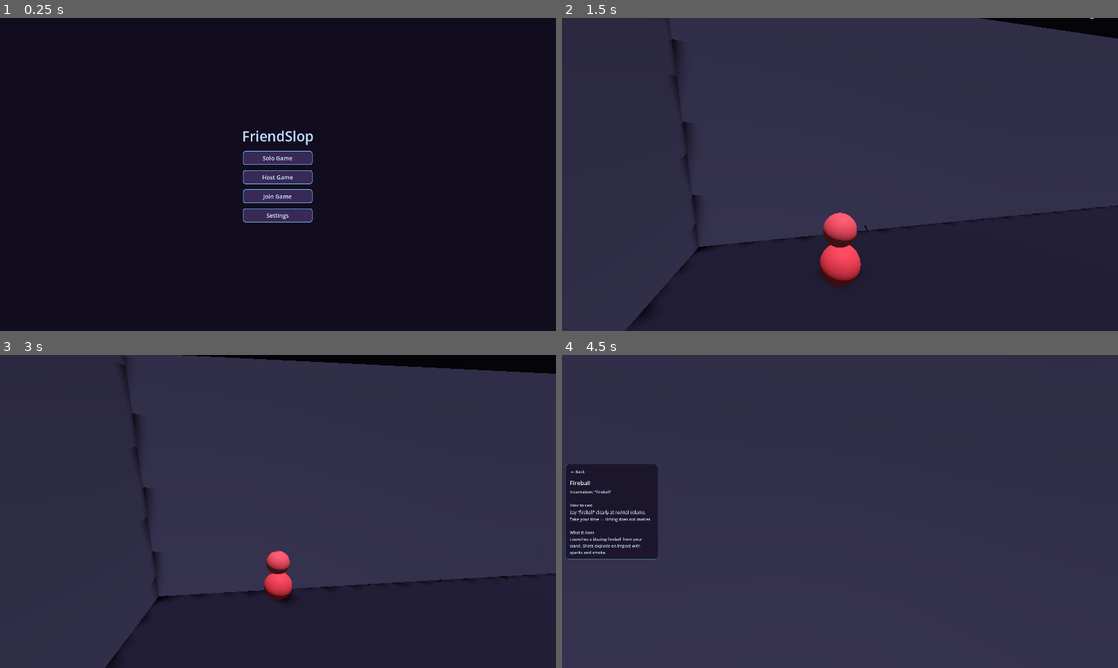
Above: before the commit, frames 1-4 (two rows, left to right).
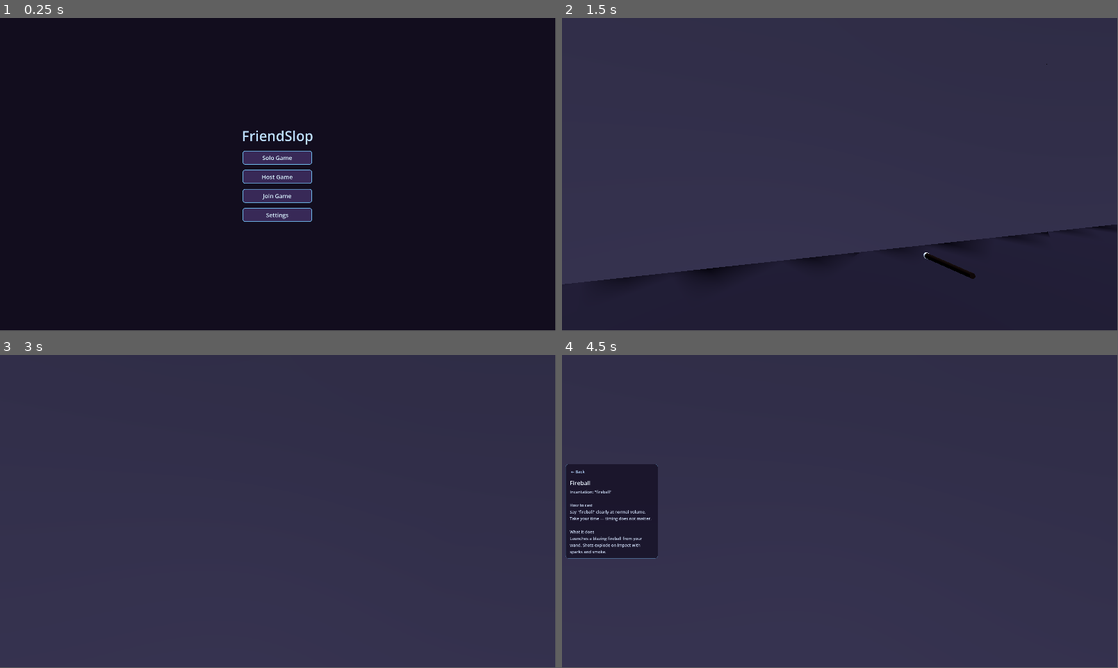
Above: after the commit, the same moments.

Repository: iamemilio/friend-slop
Game: Godot game, scene res://scenes/menu.tscn
Two runs of this game, one before a commit and one after it. Both use one fixed random seed, a clock stepped at 60 frames per second and the inputs below.
Inputs (mouse positions are in pixels of both pictures, inside the frame that each line leads up to):
- Up to frame 1 (0.25 s): no input
- Up to frame 2 (1.5 s): click "Solo Game" at 0.5 s; tap Enter at 1.25 s; move the mouse to (867, 174) at 1.27 s; hold W (move_forward) from 1.28 s (still down); hold C (toggle_camera, bound only before the commit) from 1.28 s (still down); click (867, 174) at 1.42 s
- Up to frame 3 (3 s): keep holding W (move_forward); tap Space (jump) at 1.52, 2.27, 2.75 s; move the mouse to (250, 511) at 2.02 s; release C (toggle_camera, bound only before the commit) at 2.03 s; tap F (interact) at 2.1 s; click (250, 511) at 2.17 s; tap C (toggle_camera, bound only before the commit) at 2.3 s; move the mouse to (289, 505) at 2.77 s; hold C (toggle_camera, bound only before the commit) from 2.78 s (still down); tap Alt (radio_push) at 2.85 s; click (289, 505) at 2.92 s
- Up to frame 4 (4.5 s): tap Enter at 3.5 s; move the mouse to (834, 517) at 3.52 s; release C (toggle_camera, bound only before the commit) at 3.53 s; tap B (spellbook) at 3.6 s; click (834, 517) at 3.67 s; tap Space (jump) at 3.77 s; tap C (toggle_camera, bound only before the commit) at 3.8 s; release W (move_forward) at 4.25 s; click "Fireball — 'fireball'" at 4.25 s
The window is 800x450 before the commit and 799x449 after it. Grey fills any space a smaller window leaves; there, only what the larger window draws over its background counts as a difference.

The runs differ from the first frame. In frame 1, 0.7% of the frame differs, in the area x 43-57%, y 36-66%; in frame 2, 4.3%; in frame 3, 16%, in the area x 18-100%, y 0-100%; in frame 4, 0.5%.

Commit message:
Simplify to first-person only and fix remote player wand parenting.
Remove third-person camera, toggle input, and related settings. Local players keep one head-mounted camera; remotes free their camera node. Move the wand under CameraPivot so it survives remote camera cleanup.

Co-authored-by: Cursor <cursoragent@cursor.com>

Diff:
--- a/project.godot
+++ b/project.godot
@@ -15,14 +15,6 @@
 config/features=PackedStringArray("4.6", "Forward Plus")
 config/icon="res://icon.svg"
 
-[display]
-
-window/size/viewport_width=1920
-window/size/viewport_height=1080
-window/size/resizable=true
-window/stretch/mode="canvas_items"
-window/stretch/aspect="expand"
-
 [audio]
 
 driver/enable_input=true
@@ -38,6 +30,13 @@
 NetworkManager="*res://scripts/network/network_manager.gd"
 MatchStateManager="*res://scripts/match/match_state_manager.gd"
 FriendSlopVoiceAdapter="*res://scripts/voice/friend_slop_voice_adapter.gd"
+
+[display]
+
+window/size/viewport_width=1820
+window/size/viewport_height=1000
+window/stretch/mode="canvas_items"
+window/stretch/aspect="expand"
 
 [editor_plugins]
 
@@ -73,11 +72,6 @@
 sprint={
 "deadzone": 0.2,
 "events": [Object(InputEventKey,"resource_local_to_scene":false,"resource_name":"","device":-1,"window_id":0,"alt_press …(195 unchanged characters)…
-]
-}
-toggle_camera={
-"deadzone": 0.2,
-"events": [Object(InputEventKey,"resource_local_to_scene":false,"resource_name":"","device":-1,"window_id":0,"alt_pressed":false,"shift_pressed":false,"ctrl_pressed":false,"meta_pressed":false,"pressed":false,"keycode":0,"physical_keycode":67,"key_label":0,"unicode":99,"location":0,"echo":false,"script":null)
 ]
 }
 interact={
--- a/scenes/characters/apprentice.tscn
+++ b/scenes/characters/apprentice.tscn
@@ -8,7 +8,7 @@
 [node name="PlayableCharacter" instance=ExtResource("1_base")]
 script = ExtResource("2_apprentice")
 
-[node name="Wand" type="Node3D" parent="Head/CameraPivot/FirstPersonCamera" index="0"]
+[node name="Wand" type="Node3D" parent="Head/CameraPivot" index="1"]
 transform = Transform3D(1, 0, 0, 0, 0.978148, 0.207912, 0, -0.207912, 0.978148, 0.34, -0.26, -0.52)
 script = ExtResource("4_wand")
 
--- a/scenes/characters/playable_character.tscn
+++ b/scenes/characters/playable_character.tscn
@@ -57,14 +57,6 @@
 unique_name_in_owner = true
 fov = 75.0
 
-[node name="ThirdPersonRig" type="Node3D" parent="Head"]
-unique_name_in_owner = true
-transform = Transform3D(1, 0, 0, 0, 1, 0, 0, 0, 1, 0, -0.18, 0)
-
-[node name="ThirdPersonCamera" type="Camera3D" parent="Head/ThirdPersonRig"]
-unique_name_in_owner = true
-fov = 75.0
-
 [node name="VoiceMember" type="Node" parent="."]
 script = ExtResource("5_voice")
 head_path = NodePath("../Head")
--- a/scenes/ui/settings_panel.tscn
+++ b/scenes/ui/settings_panel.tscn
@@ -108,23 +108,6 @@
 autowrap_mode = 2
 text = "Resize the game window. Fullscreen is exited automatically when applying a preset."
 
-[node name="CameraHeaderLabel" type="Label" parent="Panel/MarginContainer/VBox/TabContainer/General/MarginContainer/GeneralVBox"]
-layout_mode = 2
-theme_override_colors/font_color = Color(0.75, 0.88, 1, 1)
-text = "Camera"
-
-[node name="StartThirdPersonCheckBox" type="CheckBox" parent="Panel/MarginContainer/VBox/TabContainer/General/MarginContainer/GeneralVBox"]
-layout_mode = 2
-theme_override_colors/font_color = Color(0.7, 0.65, 0.82, 1)
-text = "Start in third person"
-
-[node name="CameraHintLabel" type="Label" parent="Panel/MarginContainer/VBox/TabContainer/General/MarginContainer/GeneralVBox"]
-layout_mode = 2
-theme_override_colors/font_color = Color(0.45, 0.42, 0.55, 1)
-theme_override_font_sizes/font_size = 13
-autowrap_mode = 2
-text = "Choose the camera view when a game starts. You can still switch during play."
-
 [node name="Audio" type="VBoxContainer" parent="Panel/MarginContainer/VBox/TabContainer"]
 layout_mode = 2
 metadata/_tab_index = 1
--- a/scripts/characters/playable_character.gd
+++ b/scripts/characters/playable_character.gd
@@ -10,10 +10,6 @@
 const SPRINT_SPEED := 5.0
 const JUMP_VELOCITY := 2.5
 const MOUSE_SENSITIVITY := 0.002
-const THIRD_PERSON_DISTANCE := 3.5
-const THIRD_PERSON_HEIGHT := 2.0
-const THIRD_PERSON_LOOK_AHEAD := 4.0
-const THIRD_PERSON_WALL_PADDING := 0.35
 const INTERACT_RANGE_SQ := 9.0
 const PLAYER_MIN_SEPARATION := 0.55
 const BODY_RADIUS := 0.20
@@ -30,7 +26,6 @@
 @export var player_index: int = 0
 @export var gravity: float = ProjectSettings.get_setting("physics/3d/default_gravity")
 
-var _third_person: bool = false
 var _character_color: Color = Color.WHITE
 var _spell_loadout: Node
 var _casting_session: SpellCastingSession
@@ -43,12 +38,10 @@
 
 @onready var head: Node3D = %Head
 @onready var camera_pivot: Node3D = %CameraPivot
-@onready var first_person_camera: Camera3D = %FirstPersonCamera
-@onready var third_person_rig: Node3D = %ThirdPersonRig
-@onready var third_person_camera: Camera3D = %ThirdPersonCamera
 @onready var spell_loadout: Node = %CharacterSpellLoadout
 @onready var casting_session: SpellCastingSession = %SpellCastingSession
 @onready var effect_applier: Node = %SpellEffectApplier
+@onready var _view_camera: Camera3D = %FirstPersonCamera
 @onready var _body_mesh: MeshInstance3D = %Body
 @onready var _head_mesh: MeshInstance3D = %HeadMesh
 @onready var _body_collision: CollisionShape3D = %CollisionShape3D
@@ -59,11 +52,27 @@
 	floor_block_on_wall = false
 	floor_snap_length = 0.15
 	safe_margin = 0.04
-	_wand = get_node_or_null("Head/CameraPivot/FirstPersonCamera/Wand") as PlayerWand
+	_wand = get_node_or_null("Head/CameraPivot/Wand") as PlayerWand
+	if _wand == null:
+		_wand = get_node_or_null("Head/CameraPivot/FirstPersonCamera/Wand") as PlayerWand
 	_configure_collision()
 	_character_color = GameState.get_snail_color(player_index)
 	_apply_character_color(_character_color)
-	_configure_view_camera()
+	_setup_view_camera()
+
+
+func _setup_view_camera() -> void:
+	if _uses_local_view():
+		_view_camera.current = true
+		Input.mouse_mode = Input.MOUSE_MODE_CAPTURED
+	else:
+		_view_camera.queue_free()
+
+
+func _uses_local_view() -> bool:
+	if not multiplayer.has_multiplayer_peer():
+		return true
+	return is_multiplayer_authority()
 
 
 func _configure_collision() -> void:
@@ -75,13 +84,6 @@
 	body_capsule.height = maxf(0.08, total_height - body_capsule.radius * 2.0)
 	_body_collision.shape = body_capsule
 	_body_collision.position.y = bottom_y + body_capsule.radius + body_capsule.height * 0.5
-
-
-func _configure_view_camera() -> void:
-	if _is_view_owner():
-		_third_person = SettingsManager.start_third_person
-		Input.mouse_mode = Input.MOUSE_MODE_CAPTURED
-	_sync_view_camera()
 
 
 func initialize_player(index: int) -> void:
@@ -186,19 +188,12 @@
 		return
 	if event is InputEventMouseMotion and Input.mouse_mode == Input.MOUSE_MODE_CAPTURED:
 		head.rotate_y(-event.relative.x * MOUSE_SENSITIVITY)
-		if not _third_person:
-			camera_pivot.rotate_x(-event.relative.y * MOUSE_SENSITIVITY)
-			camera_pivot.rotation.x = clampf(
-				camera_pivot.rotation.x,
-				deg_to_rad(-70.0),
-				deg_to_rad(70.0)
-			)
-
-	if event.is_action_pressed("toggle_camera"):
-		_third_person = not _third_person
-		if _third_person:
-			camera_pivot.rotation.x = 0.0
-		_sync_view_camera()
+		camera_pivot.rotate_x(-event.relative.y * MOUSE_SENSITIVITY)
+		camera_pivot.rotation.x = clampf(
+			camera_pivot.rotation.x,
+			deg_to_rad(-70.0),
+			deg_to_rad(70.0)
+		)
 
 	if event.is_action_pressed("spellbook"):
 		if _casting_session != null \
@@ -254,49 +249,6 @@
 	if _casting_session.is_tome_teaching():
 		return
 	_wand.play_fizzle()
-
-
-func _sync_view_camera() -> void:
-	if not _is_view_owner():
-		first_person_camera.current = false
-		third_person_camera.current = false
-		return
-	first_person_camera.current = not _third_person
-	third_person_camera.current = _third_person
-	if _third_person:
-		_update_third_person_camera()
-
-
-func refresh_camera_after_spawn() -> void:
-	_sync_view_camera()
-
-
-func _is_view_owner() -> bool:
-	if not multiplayer.has_multiplayer_peer():
-		return true
-	return is_multiplayer_authority()
-
-
-func _update_third_person_camera() -> void:
-	var local_offset := Vector3(0.0, THIRD_PERSON_HEIGHT, THIRD_PERSON_DISTANCE)
-	var origin := third_person_rig.global_position
-	var desired := third_person_rig.to_global(local_offset)
-
-	var space_state := get_world_3d().direct_space_state
-	var query := PhysicsRayQueryParameters3D.create(origin, desired)
-	query.exclude = [get_rid()]
-	var hit := space_state.intersect_ray(query)
-
-	var resolved := desired
-	if not hit.is_empty():
-		var direction := (desired - origin).normalized()
-		resolved = hit.position - direction * THIRD_PERSON_WALL_PADDING
-
-	third_person_camera.position = third_person_rig.to_local(resolved)
-	var look_at_point := third_person_rig.to_global(
-		Vector3(0.0, 0.0, -THIRD_PERSON_LOOK_AHEAD)
-	)
-	third_person_camera.look_at(look_at_point, Vector3.UP)
 
 
 func _separate_from_players() -> void:
@@ -518,6 +470,3 @@
 	move_and_slide()
 	_separate_from_players()
 	_update_interaction_prompt()
-
-	if _third_person:
-		_update_third_person_camera()
--- a/scripts/main.gd
+++ b/scripts/main.gd
@@ -174,8 +174,6 @@
 		var player := players[i]
 		player.global_position = spawn_positions[i]
 		player.velocity = Vector3.ZERO
-		if player is PlayableCharacter:
-			(player as PlayableCharacter).refresh_camera_after_spawn()
 
 	if GameState.is_multiplayer:
 		FriendSlopVoiceAdapter.on_maze_ready(maze)
--- a/scripts/settings_manager.gd
+++ b/scripts/settings_manager.gd
@@ -9,7 +9,6 @@
 const SETTINGS_PATH := "user://settings.cfg"
 const MIC_BUS_NAME := "MicCapture"
 
-var start_third_person: bool = false
 var window_width: int = DisplayResolutionPresetsScript.DEFAULT_SIZE.x
 var window_height: int = DisplayResolutionPresetsScript.DEFAULT_SIZE.y
 var master_volume: float = 1.0
@@ -76,7 +75,6 @@
 	if config.load(SETTINGS_PATH) != OK:
 		return
 
-	start_third_person = config.get_value("general", "start_third_person", start_third_person)
 	window_width = int(config.get_value("display", "window_width", window_width))
 	window_height = int(config.get_value("display", "window_height", window_height))
 	var normalized := DisplayResolutionPresetsScript.normalize_size(
@@ -103,7 +101,6 @@
 
 func save_settings() -> void:
 	var config := ConfigFile.new()
-	config.set_value("general", "start_third_person", start_third_person)
 	config.set_value("display", "window_width", window_width)
 	config.set_value("display", "window_height", window_height)
 	config.set_value("audio", "master_volume", master_volume)
--- a/scripts/ui/settings_panel.gd
+++ b/scripts/ui/settings_panel.gd
@@ -14,7 +14,6 @@
 var _mic_test_button: Button
 var _mic_level_bar: ProgressBar
 var _mic_status_label: Label
-var _start_third_person_checkbox: CheckBox
 var _resolution_option: OptionButton
 var _dev_apprentice_button: Button
 var _dev_warden_button: Button
@@ -99,7 +98,6 @@
 
 
 func _cache_node_refs() -> void:
-	_start_third_person_checkbox = _general_vbox.get_node("StartThirdPersonCheckBox")
 	_resolution_option = _general_vbox.get_node("ResolutionOption")
 	_output_device_option = _audio_vbox.get_node("OutputDeviceOption")
 	_input_device_option = _audio_vbox.get_node("InputDeviceOption")
@@ -116,7 +114,6 @@
 
 
 func _populate_from_settings() -> void:
-	_start_third_person_checkbox.button_pressed = SettingsManager.start_third_person
 	_populate_resolution_options()
 	_select_resolution(SettingsManager.get_window_resolution_preset_index())
 	_fill_device_option(
@@ -187,7 +184,6 @@
 
 
 func _apply_to_manager() -> void:
-	SettingsManager.start_third_person = _start_third_person_checkbox.button_pressed
 	SettingsManager.set_window_resolution_preset_index(_resolution_option.selected)
 	SettingsManager.master_volume = _master_volume_slider.value
 	SettingsManager.output_device = _read_device_selection(_output_device_option)
